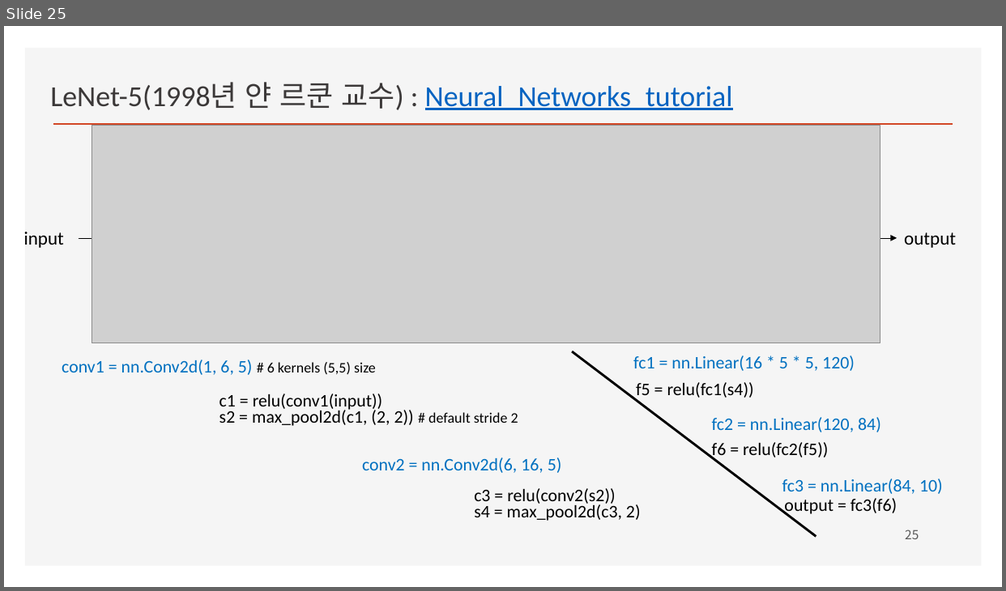
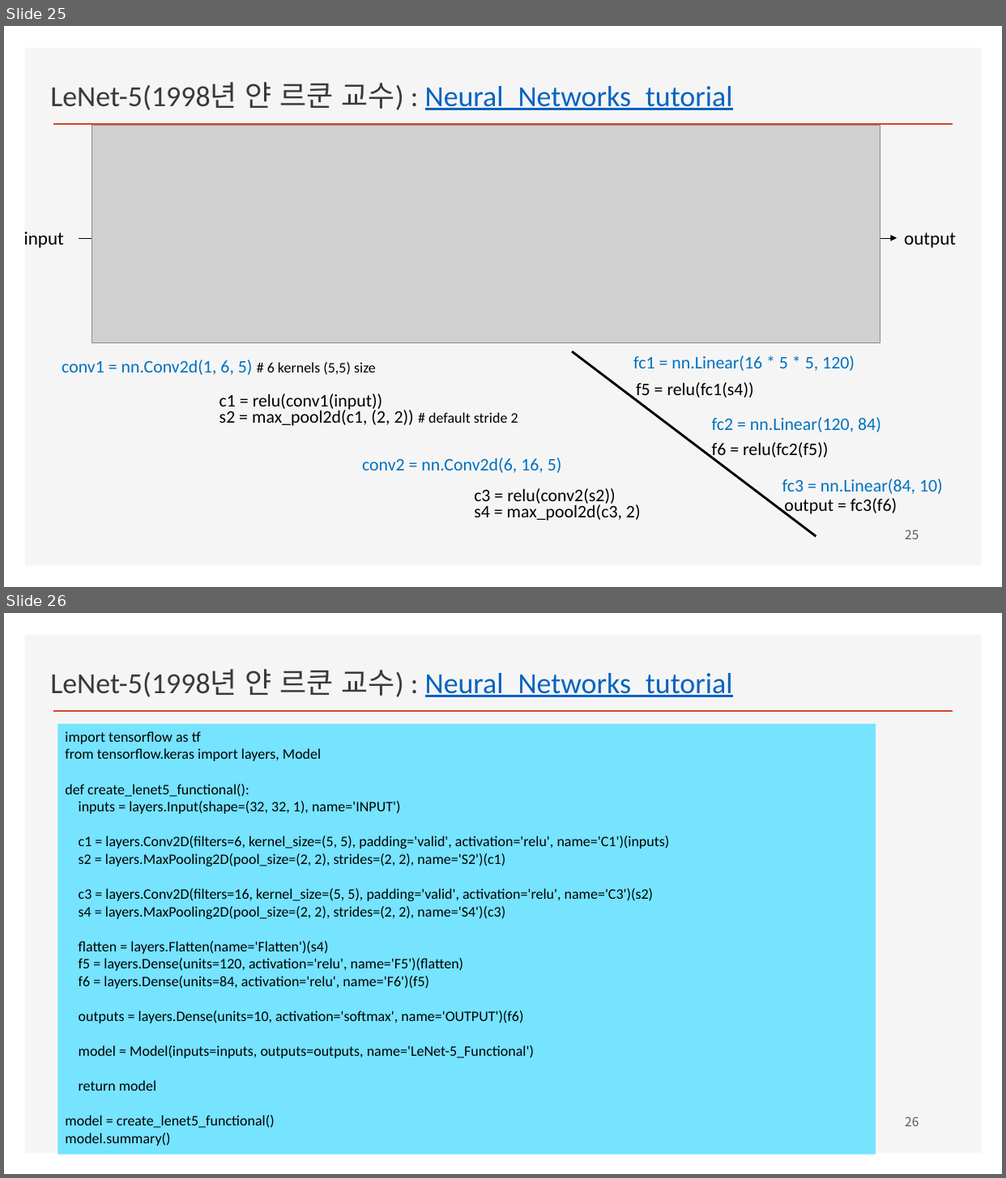
Before and after one commit to ancestor9/2026_Fall_Deep-Learning-with-Python, a slide deck: CNN/CNN.pptx. Shown one above the other, each under a label of ours: slide 25 before the commit, slides 25 and 26 after it. The pictures are 1006x591 and 1006x1178 pixels, drawn with LibreOffice and Linux fonts; fonts in the diff are those of the drawing; grey boxes stand for pictures; background and template pictures are left out. Boxes give left, top, right and bottom in pixels: in the first picture for what was removed or moved away, otherwise in the second. Text is boxed around its words. In the diff, an @@ line names an element or a change of style, - is before the commit and + after.

```diff
--- a/CNN/CNN.pptx
+++ b/CNN/CNN.pptx
@@ slide 26 added at (4, 613, 1002, 1174), background #FFFFFF; not listed: 2 template elements that a slide beside it also shows @@
@@ text added at (50, 669, 733, 697), 28 pt, text #0563C1, underline @@
+LeNet-5(1998년 얀 르쿤 교수) : Neural_Networks_tutorial
@@ rectangle added at (58, 724, 876, 1155), fill #76E3FF, 14 pt, text #000000 @@
+import tensorflow as tf
+from tensorflow.keras import layers, Model
+def create_lenet5_functional():
+inputs = layers.Input(shape=(32, 32, 1), name='INPUT')
+c1 = layers.Conv2D(filters=6, kernel_size=(5, 5), padding='valid', activation='relu', name='C1')(inputs)
+s2 = layers.MaxPooling2D(pool_size=(2, 2), strides=(2, 2), name='S2')(c1)
+c3 = layers.Conv2D(filters=16, kernel_size=(5, 5), padding='valid', activation='relu', name='C3')(s2)
+s4 = layers.MaxPooling2D(pool_size=(2, 2), strides=(2, 2), name='S4')(c3)
+flatten = layers.Flatten(name='Flatten')(s4)
+f5 = layers.Dense(units=120, activation='relu', name='F5')(flatten)
+f6 = layers.Dense(units=84, activation='relu', name='F6')(f5)
+outputs = layers.Dense(units=10, activation='softmax', name='OUTPUT')(f6)
+model = Model(inputs=inputs, outputs=outputs, name='LeNet-5_Functional')
+return model
+model = create_lenet5_functional()
+model.summary()
@@ page number added at (905, 1117, 918, 1127), 12 pt, text #595959 @@
+26
```
Also in this commit, not shown: 1 other slide added.
